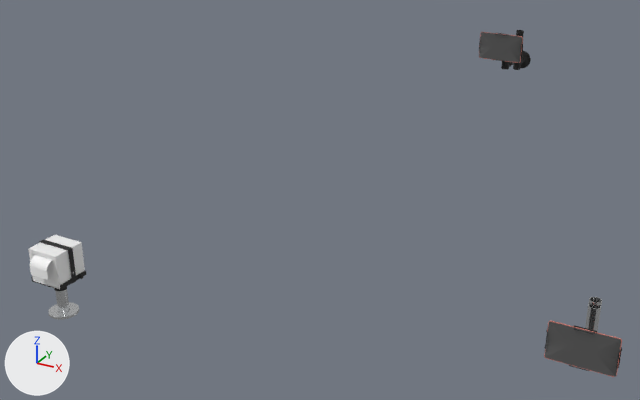
One commit to the glTF model projekt.glb: the scene before it, then after it.
The view is the same before and after, from a 50 mm lens placed at (1.19, -3.22, 1.77), pointed at (-0.41, -0.31, 0.32). The axes (+X, +Y, +Z) are drawn at lower left. The lights are the same throughout. The picture after the commit comes second. Where no turn or scale is listed for an object, it has been applied to the vertices.

The older version as bpy lines, for what is in view:
```python
ob_pl38_0000 = bpy.data.objects.new('PL38_0000', me_mesh_0)
ob_pl38_0000.location = (-0.119, 1.38, 0.604)
ob_pl38_0007_full_c_2 = bpy.data.objects.new('PL38_0007_full_c_2', me_mesh_11)
ob_pl38_0007_full_c_2.location = (-0.827, -1.367, 0.407)
ob_pl38_0008_c = bpy.data.objects.new('PL38_0008_C', me_mesh_5)
ob_pl38_0008_c.parent = ob_scene_005
ob_pl38_0008_c.location = (0.0, 0.0, 0.0)
ob_pl38_0008_c_001 = bpy.data.objects.new('PL38_0008_C.001', me_mesh_5)
ob_pl38_0008_c_001.parent = ob_scene_010
ob_pl38_0008_c_001.location = (0.0, 0.0, 0.0)
ob_pl38_0008_full_1 = bpy.data.objects.new('PL38_0008_full_1', me_mesh_6)
ob_pl38_0008_full_1.parent = ob_pl38_0008_full
ob_pl38_0008_full_1.location = (0.0, 0.0, 0.0)
ob_pl38_0008_full_1_001 = bpy.data.objects.new('PL38_0008_full_1.001', me_mesh_6)
ob_pl38_0008_full_1_001.parent = ob_pl38_0008_full_001
ob_pl38_0008_full_1_001.location = (0.0, 0.0, 0.0)
ob_pl38_0008_full_2 = bpy.data.objects.new('PL38_0008_full_2', me_mesh_7)
ob_pl38_0008_full_2.parent = ob_pl38_0008_full
ob_pl38_0008_full_2.location = (0.0, 0.0, 0.0)
ob_pl38_0008_full_2_001 = bpy.data.objects.new('PL38_0008_full_2.001', me_mesh_7)
ob_pl38_0008_full_2_001.parent = ob_pl38_0008_full_001
ob_pl38_0008_full_2_001.location = (0.0, 0.0, 0.0)
ob_pl38_0200_001 = bpy.data.objects.new('PL38_0200.001', me_mesh_8)
ob_pl38_0200_001.parent = ob_scene_012
ob_pl38_0200_001.location = (0.0, 0.0, 0.0)
```
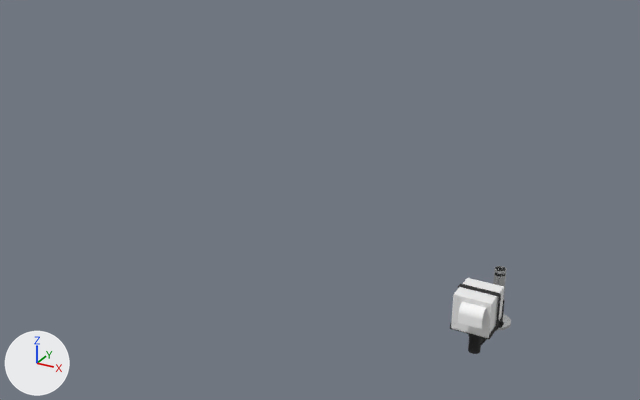
ob_scene is not drawn itself; it is the parent of ob_pl38_0200.

Pixel boxes [x1, y1, x2, y2] of what changed, in the pictures (640 x 400 px):
'PL38_0007_full_c_2', moved
    before: [28, 235, 85, 289]
    after: [451, 278, 504, 338]
'PL38_0008_full_2.001', deleted
    before: [545, 322, 621, 377]
'PL38_0008_full_2', deleted
    before: [479, 32, 522, 63]
'PL38_0007_full_c_1', moved
    before: [30, 255, 52, 280]
    after: [458, 301, 487, 329]
'PL38_0007', moved
    before: [31, 240, 86, 291]
    after: [450, 284, 504, 339]
'PL38_0200', moved, rescaled
    before: [585, 297, 602, 332]
    after: [493, 266, 511, 330]
'PL38_0200.001', deleted
    before: [48, 289, 79, 320]
'PL38_0100__Flex_Arm_B', moved
    before: [501, 61, 511, 69]
    after: [468, 337, 484, 354]
'PL38_0000', deleted
    before: [513, 30, 531, 70]
'PL38_0008_full_1.001', deleted
    before: [544, 321, 622, 377]
'PL38_0008_C.001', deleted
    before: [544, 325, 622, 371]
'PL38_0100__Flex_Arm_A', moved (mostly hidden)
    before: [509, 49, 523, 67]
    after: [481, 301, 505, 345]
'PL38_0008_full_1', deleted
    before: [479, 32, 523, 63]
'PL38_0008_C', deleted
    before: [479, 33, 523, 62]

The change in detail:
Object 'Scene' (ob_scene) moves from (-0.119, 1.38, 0.604) to (0.477, -0.709, 0.315).
Object 'Scene' (ob_scene) is rescaled from (0.01, 0.01, 0.01) to (0.00998, 0.00998, 0.00998).
Object 'PL38_0000' (ob_pl38_0000) is deleted.
Object 'PL38_0100__Flex_Arm_A' (ob_pl38_0100__flex_arm_a) moves from (-0.119, 1.264, 0.598) to (0.477, -0.788, 0.26).
Object 'PL38_0100__Flex_Arm_B' (ob_pl38_0100__flex_arm_b) moves from (-0.12, 1.215, 0.603) to (0.476, -0.837, 0.264).
Object 'PL38_0008_C' (ob_pl38_0008_c) is deleted.
Object 'PL38_0008_full_1' (ob_pl38_0008_full_1) is deleted.
Object 'PL38_0008_full_2' (ob_pl38_0008_full_2) is deleted.
In object 'PL38_0200' (ob_pl38_0200), parent goes from ob_scene_007 to ob_scene.
Object 'PL38_0008_C.001' (ob_pl38_0008_c_001) is deleted.
Object 'PL38_0008_full_1.001' (ob_pl38_0008_full_1_001) is deleted.
Object 'PL38_0008_full_2.001' (ob_pl38_0008_full_2_001) is deleted.
Object 'PL38_0200.001' (ob_pl38_0200_001) is deleted.
Object 'PL38_0007' (ob_pl38_0007) moves from (-0.827, -1.352, 0.387) to (0.476, -0.917, 0.358).
Object 'PL38_0007_full_c_1' (ob_pl38_0007_full_c_1) moves from (-0.827, -1.367, 0.407) to (0.476, -0.932, 0.378).
Object 'PL38_0007_full_c_2' (ob_pl38_0007_full_c_2) moves from (-0.827, -1.367, 0.407) to (0.476, -0.932, 0.378).
